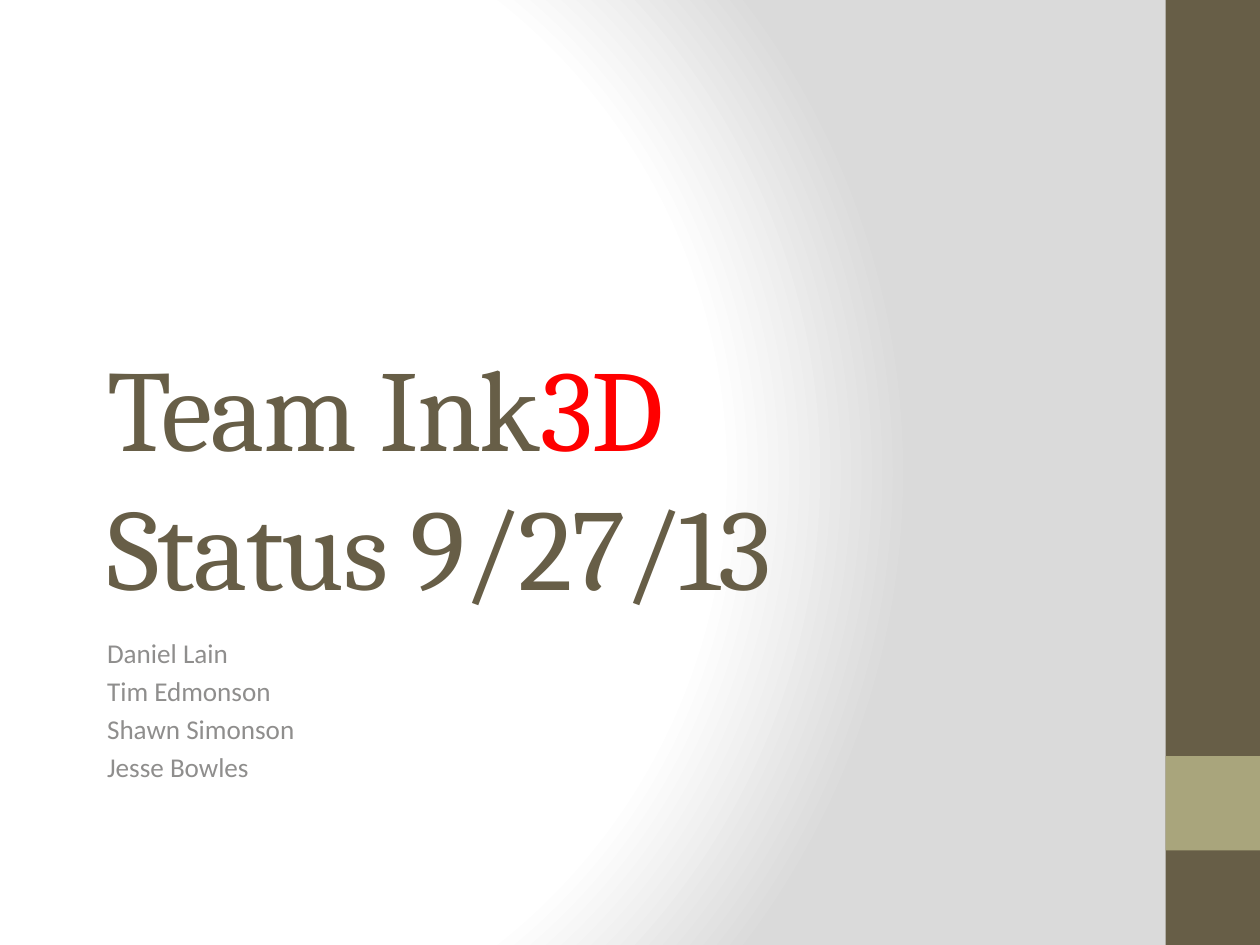
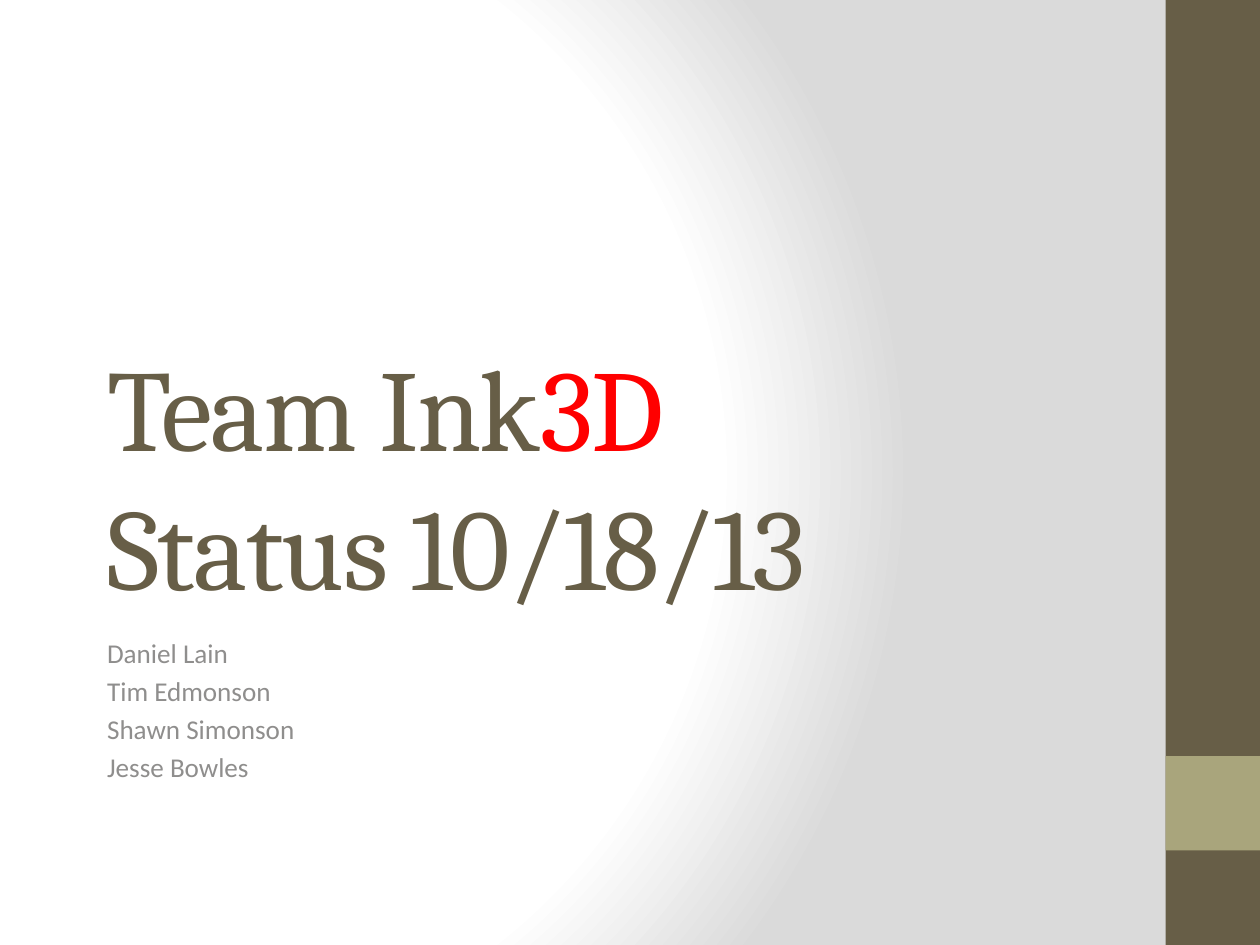
Before and after one commit to qpHalcy0n/SRDesign, a slide deck: slide 1 of Status Updates/2013 10 18.pptx. Drawn at 1260x945 pixels with LibreOffice and Linux fonts; fonts in the diff are those of the drawing. Boxes give left, top, right and bottom in pixels: in the first picture for what was removed or moved away, otherwise in the second. Text is boxed around its words. In the diff, an @@ line names an element or a change of style, - is before the commit and + after.

```diff
--- a/Status Updates/2013 10 18.pptx
+++ b/Status Updates/2013 10 18.pptx
@@ title at (107, 370, 805, 605): text changed @@
-Team Ink3D
-Status 9/27/13
+Team Ink3D
+Status 10/18/13
```
Also in this commit, not shown: 1 other file.
